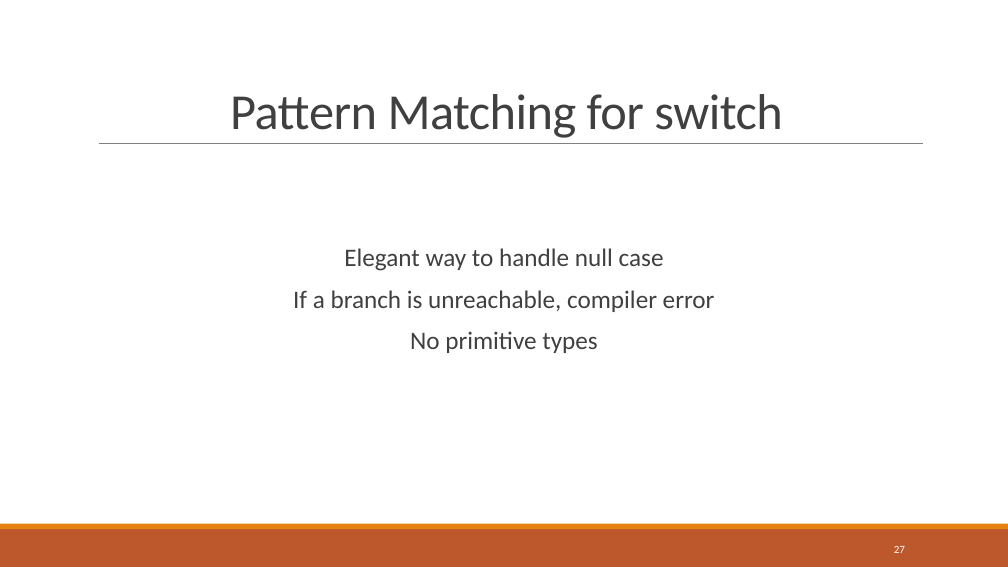
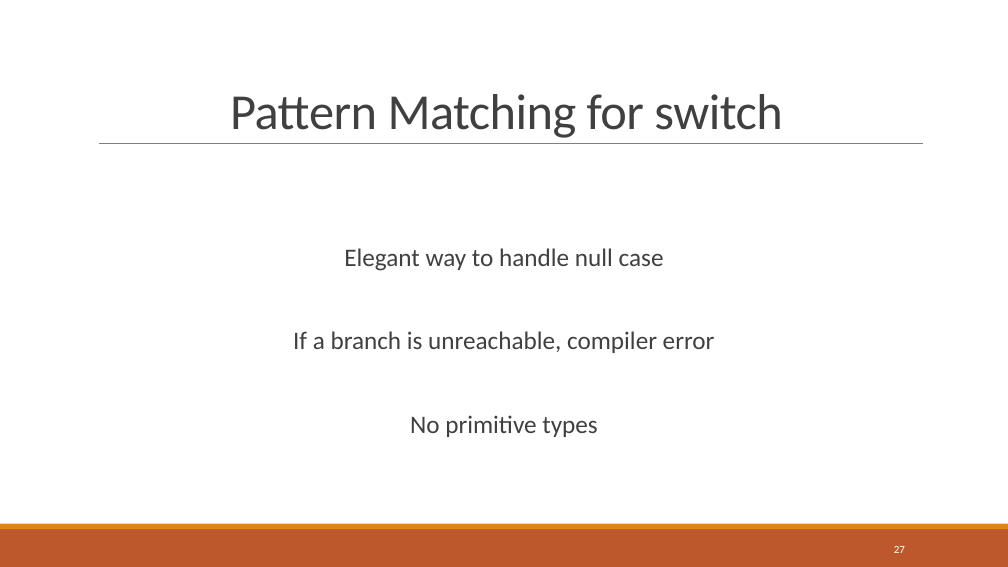
Before and after one commit to bnau/java-11-17, a slide deck: slide 27 of java-11-17.pptx. Drawn at 1008x567 pixels with LibreOffice and Linux fonts; fonts in the diff are those of the drawing; background and template pictures are left out. Boxes give left, top, right and bottom in pixels: in the first picture for what was removed or moved away, otherwise in the second. Text is boxed around its words. In the diff, an @@ line names an element or a change of style, - is before the commit and + after.

```diff
--- a/java-11-17.pptx
+++ b/java-11-17.pptx
@@ text "Elegant way to handle null ..." rewrapped from [293,248,715,353] to [293,248,715,437] @@
```
Also in this commit, not shown: 9 other slides changed, 4 slides added, 8 other files.
